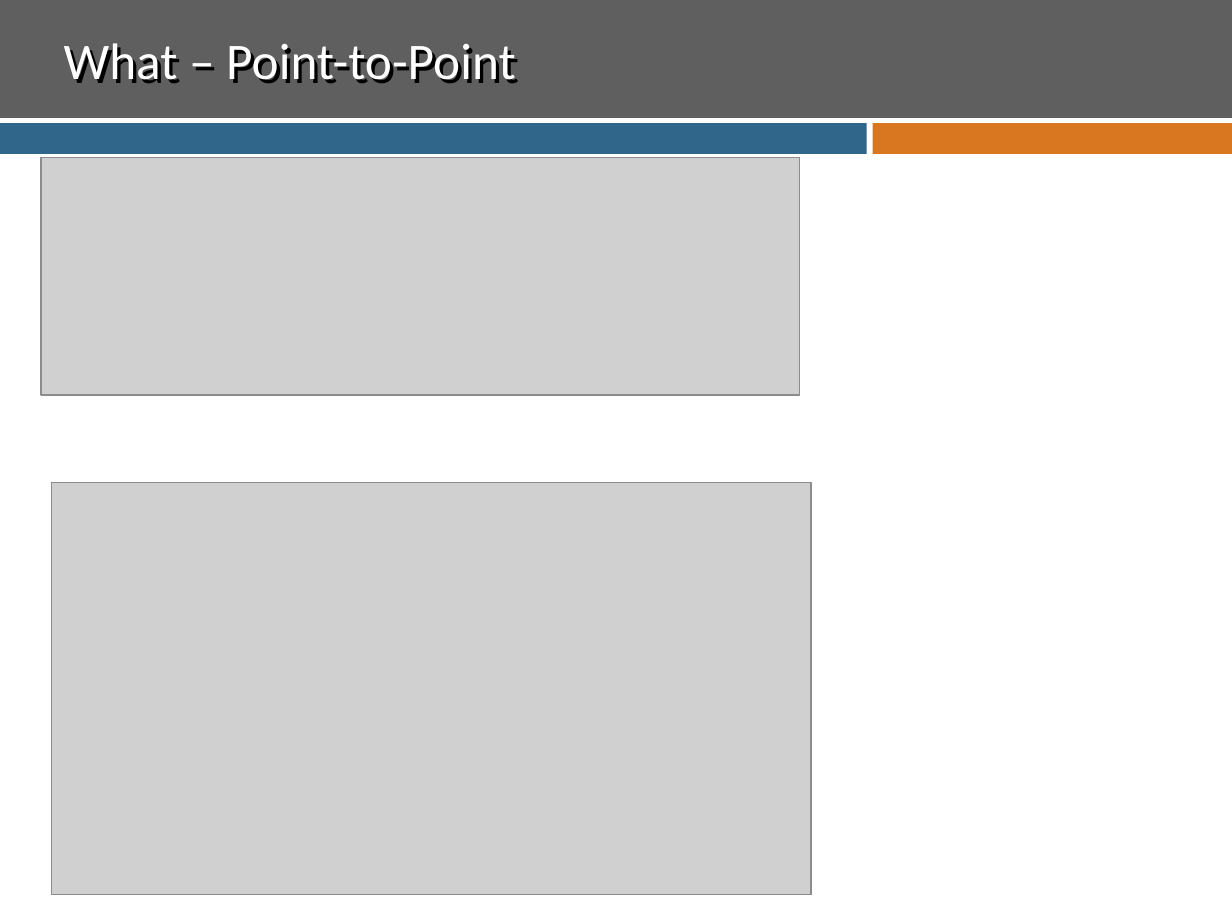
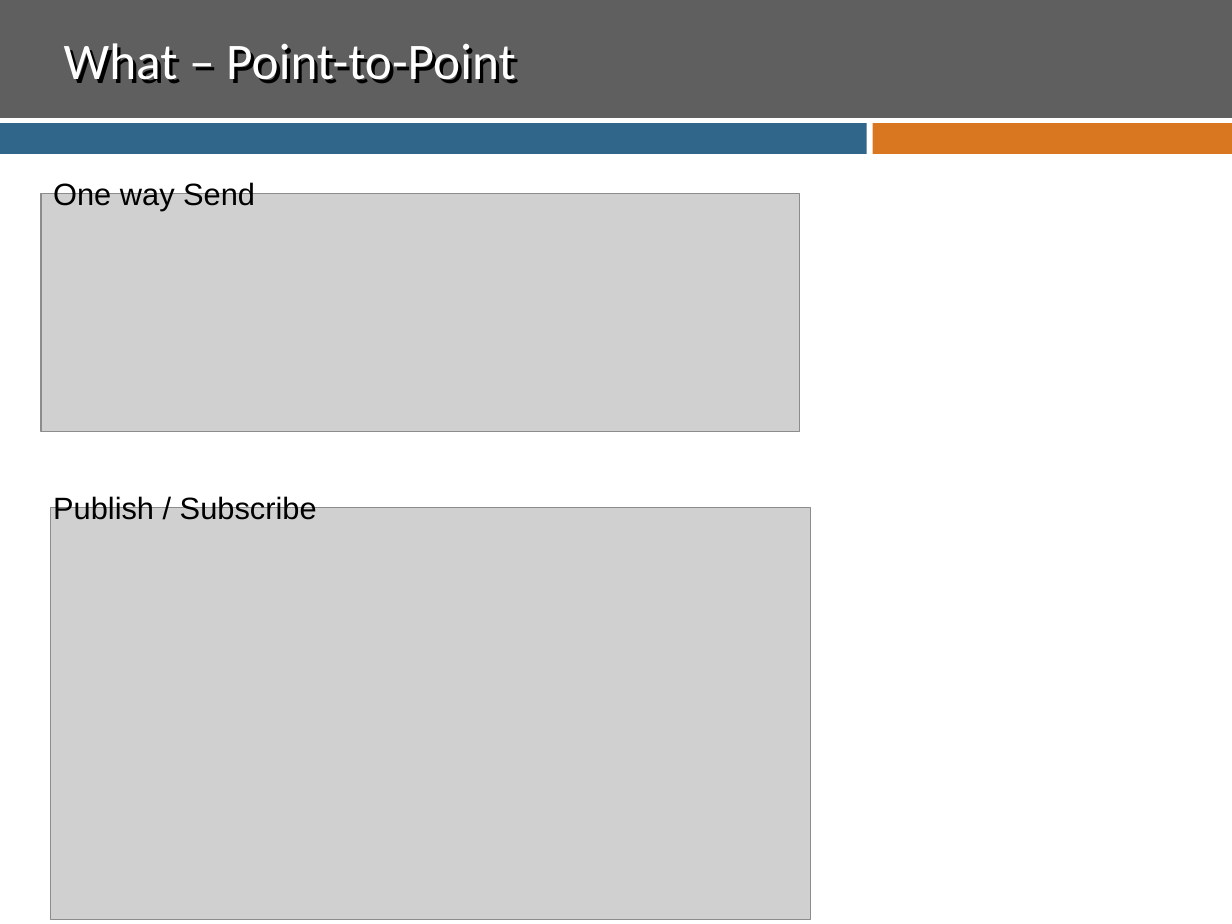
Before and after one commit to ssuing8825/MessagingDemo, a slide deck: slide 7 of Presentation.pptx. Drawn at 1232x924 pixels with LibreOffice and Linux fonts; fonts in the diff are those of the drawing; grey boxes stand for pictures; background and template pictures are left out. Boxes give left, top, right and bottom in pixels: in the first picture for what was removed or moved away, otherwise in the second. Text is boxed around its words. In the diff, an @@ line names an element or a change of style, - is before the commit and + after.

```diff
--- a/Presentation.pptx
+++ b/Presentation.pptx
@@ picture moved from (x1=41, y1=158, x2=800, y2=395) to (x1=41, y1=193, x2=800, y2=431) @@
@@ text added at (x1=53, y1=181, x2=255, y2=211), 18 pt, text #000000 @@
+One way Send
@@ picture moved from (x1=52, y1=483, x2=812, y2=894) to (x1=51, y1=508, x2=811, y2=919) @@
@@ text added at (x1=53, y1=494, x2=317, y2=520), 18 pt, text #000000 @@
+Publish / Subscribe
```
Also in this commit, not shown: 7 other slides changed, 3 slides added, 1 slide removed.
